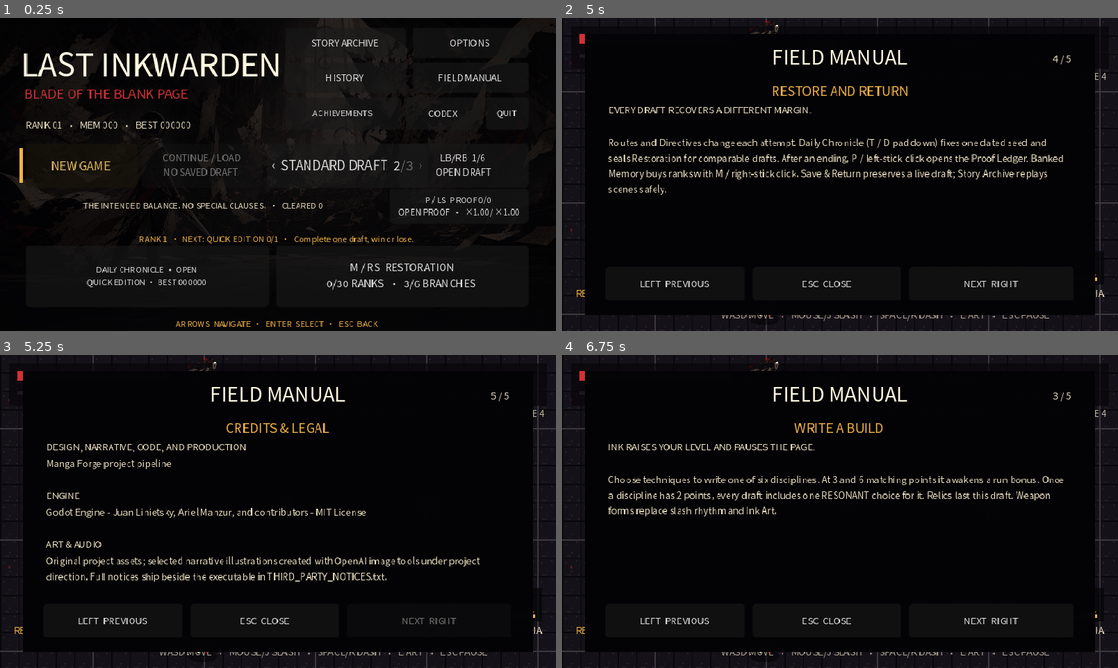
Above: before the commit, frames 1-4 (two rows, left to right).
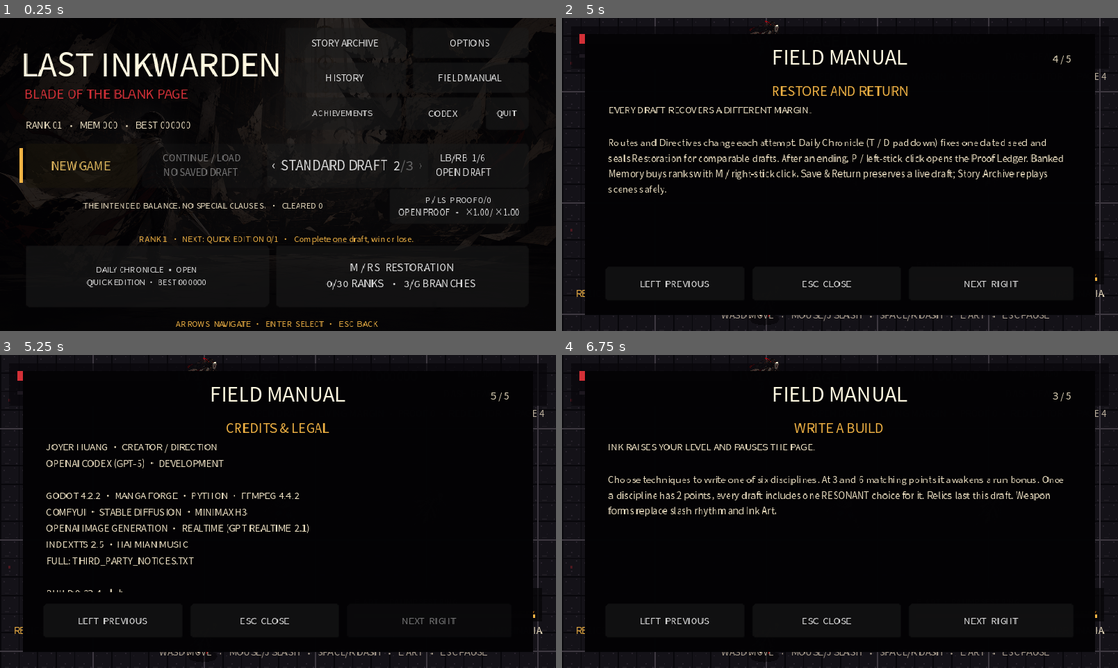
Above: after the commit, the same moments.

Repository: uppet/manga_forge
Game: Godot game, scene res://scenes/main.tscn
Same seed, same stepped clock (60 frames per second), same inputs: the game is played once before the commit and once after it. Sound files missing from this copy of the repository are replaced by a short silence.
Inputs (mouse positions are in pixels of both pictures, inside the frame that each line leads up to):
- Up to frame 1 (0.25 s): no input
- Up to frame 2 (5 s): click "NEW GAME" at 0.5 s; click "▶ MARGINALIA BLADE · INK ART:…" at 1.25 s; click "NEXT RIGHT" at 2 s; click "NEXT RIGHT" at 2.75 s; click "LEFT PREVIOUS" at 3.5 s; tap Enter at 4.25 s; move the mouse to (962, 158) at 4.27 s; hold D (move_right) from 4.28 s (still down); hold J (attack) from 4.28 s (still down); click (962, 158) at 4.42 s
- Up to frame 3 (5.25 s): tap R (restart) at 5 s; move the mouse to (166, 527) at 5.02 s; release D (move_right) at 5.03 s; release J (attack) at 5.03 s; hold S (move_down) from 5.03 s (still down); tap E (contract_next) at 5.1 s
- Up to frame 4 (6.75 s): tap R (restart) at 5.75, 6.5 s; move the mouse to (895, 442) at 5.77 s; release S (move_down) at 5.78 s; hold D (move_right) 5.78-6.53 s; hold Q (contract_prev) 5.78-6.53 s; move the mouse to (812, 574) at 6.52 s; hold W (move_up) from 6.53 s (still down); tap T (daily_chronicle) at 6.6 s; click (812, 574) at 6.67 s

Frames 1-2 are identical in both runs. In frame 3, 4.2% of the frame differs, in the area x 8-87%, y 28-76%; in frame 4, nothing differs.

Commit message:
feat(game): add bilingual production credits

Diff:
--- a/games/inkbound_rogue/scripts/hud.gd
+++ b/games/inkbound_rogue/scripts/hud.gd
@@ -272,7 +272,7 @@
 	},
 	{
 		"title": "CREDITS & LEGAL",
-		"body": "DESIGN, NARRATIVE, CODE, AND PRODUCTION\nManga Forge project pipeline\n\nENGINE\nGodot Engine - Juan Linietsky, Ariel Manzur, and contributors - MIT License\n\nART & AUDIO\nOriginal project assets; selected narrative illustrations created with OpenAI image tools under project direction. Full notices ship beside the executable in THIRD_PARTY_NOTICES.txt.",
+		"body": "JOYER HUANG · CREATOR / DIRECTION\nOPENAI CODEX (GPT-5) · DEVELOPMENT\n\nGODOT 4.2.2 · MANGA FORGE · PYTHON · FFMPEG 4.4.2\nCOMFYUI · STABLE DIFFUSION · MINIMAX H3\nOPENAI IMAGE GENERATION · REALTIME (GPT-REALTIME-2.1)\nINDEXTTS 2.5 · HAI MIAN MUSIC\nFULL: THIRD_PARTY_NOTICES.TXT",
 	},
 ]
 
@@ -2138,15 +2138,23 @@
 	if chinese:
 		return [
 			{"title": "此页铭记于心", "body": _run_result_text_zh(summary), "duration": 4.2},
-			{"title": "制作人员", "body": "设计 · 叙事 · 程序 · 制作\nMANGA FORGE 项目流水线", "duration": 3.0},
-			{"title": "美术与声音", "body": "原创项目资产与人工指导下的视觉制作\n\n引擎\nGODOT ENGINE 与开源贡献者", "duration": 3.0},
+			{"title": "主创与协作", "body": "创作 · 创意指导 · 资源制作\nJOYER HUANG\n\n开发协作 · 程序 · 工具链\nOPENAI CODEX · GPT-5", "duration": 3.4},
+			{"title": "引擎与制作流水线", "body": "GODOT ENGINE 4.2.2\nMANGA FORGE\nPYTHON 3 资源工具\nFFMPEG 4.4.2", "duration": 3.2},
+			{"title": "视觉生成", "body": "OPENAI 图像生成\nSTABLE DIFFUSION · COMFYUI\nMINIMAX H3\n角色 · 剧情 · 墨术 · 动态演出预览\n\n由 JOYER HUANG 指导、筛选与整合", "duration": 3.8},
+			{"title": "语音生成", "body": "OPENAI REALTIME\nGPT-REALTIME-2.1\n本地 INDEXTTS 2.5\n\n日文战斗反馈与墨术语音", "duration": 3.4},
+			{"title": "音乐", "body": "海绵音乐 · HAI MIAN MUSIC\n五首预生成 AIGC 配乐\n\n由 JOYER HUANG 指导、筛选与整合", "duration": 3.4},
+			{"title": "开源贡献", "body": "GODOT ENGINE\nJUAN LINIETSKY · ARIEL MANZUR\n以及所有开源贡献者\n\n完整声明见 THIRD_PARTY_NOTICES.TXT", "duration": 3.4},
 			{"title": "试玩玩家", "body": "感谢每一位在页边留下意见的玩家。\n你们发现的问题，让下一份草稿变得更好。", "duration": 3.0},
 			{"title": "感谢游玩", "body": "NARA 的故事会在下一份草稿中继续。", "final": true},
 		]
 	return [
 		{"title": "THE PAGE REMEMBERS", "body": _run_result_text(summary), "duration": 4.2},
-		{"title": "STAFF", "body": "DESIGN · NARRATIVE · CODE · PRODUCTION\nMANGA FORGE PROJECT PIPELINE", "duration": 3.0},
-		{"title": "ART & AUDIO", "body": "ORIGINAL PROJECT ASSETS AND DIRECTED VISUAL PRODUCTION\n\nENGINE\nGODOT ENGINE AND OPEN-SOURCE CONTRIBUTORS", "duration": 3.0},
+		{"title": "CREATOR & COLLABORATOR", "body": "CREATION · CREATIVE DIRECTION · ASSET PRODUCTION\nJOYER HUANG\n\nDEVELOPMENT · CODE · TOOLING\nOPENAI CODEX · GPT-5", "duration": 3.4},
+		{"title": "ENGINE & PIPELINE", "body": "GODOT ENGINE 4.2.2\nMANGA FORGE\nPYTHON 3 ASSET TOOLING\nFFMPEG 4.4.2", "duration": 3.2},
+		{"title": "VISUAL GENERATION", "body": "OPENAI IMAGE GENERATION\nSTABLE DIFFUSION · COMFYUI\nMINIMAX H3\nCHARACTERS · STORY · INK ART · MOTION PREVIS\n\nDIRECTED, SELECTED, AND INTEGRATED BY JOYER HUANG", "duration": 3.8},
+		{"title": "VOICE GENERATION", "body": "OPENAI REALTIME\nGPT-REALTIME-2.1\nLOCAL INDEXTTS 2.5\n\nJAPANESE COMBAT AND INK ART VOICES", "duration": 3.4},
+		{"title": "MUSIC", "body": "HAI MIAN MUSIC · 海绵音乐\nFIVE PRE-GENERATED AIGC TRACKS\n\nDIRECTED, SELECTED, AND INTEGRATED BY JOYER HUANG", "duration": 3.4},
+		{"title": "OPEN-SOURCE CONTRIBUTORS", "body": "GODOT ENGINE\nJUAN LINIETSKY · ARIEL MANZUR\nAND ALL OPEN-SOURCE CONTRIBUTORS\n\nFULL NOTICE: THIRD_PARTY_NOTICES.TXT", "duration": 3.4},
 		{"title": "PLAYTESTERS", "body": "THANK YOU TO EVERY PLAYER WHO LEFT A NOTE IN THE MARGIN.\nYOUR FEEDBACK MADE THE NEXT DRAFT BETTER.", "duration": 3.0},
 		{"title": "THANK YOU FOR PLAYING", "body": "NARA'S STORY CONTINUES IN THE NEXT DRAFT.", "final": true},
 	]
@@ -2166,7 +2174,7 @@
 	if victory_credits_final:
 		victory_credits_prompt.text = "按任意键返回开始菜单" if chinese else "PRESS ANY BUTTON TO RETURN TO THE TITLE"
 		return
-	victory_credits_prompt.text = "制作人员名单即将继续 · 按任意键跳至鸣谢" if chinese else "CREDITS CONTINUE · PRESS ANY BUTTON TO SKIP TO THANKS"
+	victory_credits_prompt.text = "按任意键继续" if chinese else "PRESS ANY BUTTON TO CONTINUE"
 	victory_credit_tween = create_tween()
 	victory_credit_tween.set_pause_mode(Tween.TWEEN_PAUSE_PROCESS)
 	victory_credit_tween.tween_interval(float(page.get("duration", 3.0)))
--- a/games/inkbound_rogue/scripts/localization.gd
+++ b/games/inkbound_rogue/scripts/localization.gd
@@ -103,7 +103,7 @@
 	"SURVIVE TWELVE TIMED PAGES.\n\nWhite and gold shapes warn attacks; cyan diamonds are hostile shots; crimson ground is …(282 unchanged characters)…
 	"INK RAISES YOUR LEVEL AND PAUSES THE PAGE.\n\nChoose techniques to write one of six disciplines. At 3 and 6 matching  …(301 unchanged characters)…
 	"EVERY DRAFT RECOVERS A DIFFERENT MARGIN.\n\nRoutes and Directives change each attempt. Daily Chronicle (T / D-pad dow …(401 unchanged characters)…
-	"DESIGN, NARRATIVE, CODE, AND PRODUCTION\nManga Forge project pipeline\n\nENGINE\nGodot Engine - Juan Linietsky, Ariel Manzur, and contributors - MIT License\n\nART & AUDIO\nOriginal project assets; selected narrative illustrations created with OpenAI image tools under project direction. Full notices ship beside the executable in THIRD_PARTY_NOTICES.txt.": "设计、叙事、代码与制作\nManga Forge 项目流水线\n\n引擎\nGodot Engine - Juan Linietsky、Ariel Manzur 及贡献者 - MIT 许可证\n\n美术与音频\n项目原创资产；部分叙事插画在项目指导下使用 OpenAI 图像工具创作。完整声明随可执行文件一同提供，见 THIRD_PARTY_NOTICES.txt。",
+	"JOYER HUANG · CREATOR / DIRECTION\nOPENAI CODEX (GPT-5) · DEVELOPMENT\n\nGODOT 4.2.2 · MANGA FORGE · PYTHON · FFMPEG 4.4.2\nCOMFYUI · STABLE DIFFUSION · MINIMAX H3\nOPENAI IMAGE GENERATION · REALTIME (GPT-REALTIME-2.1)\nINDEXTTS 2.5 · HAI MIAN MUSIC\nFULL: THIRD_PARTY_NOTICES.TXT": "JOYER HUANG · 主创 / 创意指导\nOPENAI CODEX（GPT-5）· 开发协作\n\nGODOT 4.2.2 · MANGA FORGE · PYTHON · FFMPEG 4.4.2\nCOMFYUI · STABLE DIFFUSION · MINIMAX H3\nOPENAI 图像生成 · REALTIME（GPT-REALTIME-2.1）\nINDEXTTS 2.5 · 海绵音乐\n完整声明：THIRD_PARTY_NOTICES.TXT",
 	"WASD / ARROWS   MOVE\nMOUSE   AIM\nLEFT MOUSE / J   SLASH\nRIGHT MOUSE / SPACE / K   DASH\nMIDDLE MOUSE / E   INK ART\nESC   PAUSE        F1 / H   MANUAL": "WASD / 方向键   移动\n鼠标   瞄准\n鼠标左键 / J   斩击\n鼠标右键 / 空格 / K   冲刺\n鼠标中键 / E   墨术\nESC   暂停        F1 / H   手册",
 	"LEFT STICK / D-PAD   MOVE\nRIGHT STICK   AIM\nX / RIGHT TRIGGER   SLASH\nA / LEFT BUMPER   DASH\nB   INK ART\nSTART   PAUSE        LEFT TRIGGER   MANUAL": "左摇杆 / 十字键   移动\n右摇杆   瞄准\nX / 右扳机   斩击\nA / 左肩键   冲刺\nB   墨术\nSTART   暂停        左扳机   手册",
 
--- /dev/null
+++ b/games/inkbound_rogue/tests/capture_credits_ui.gd
@@ -0,0 +1,106 @@
+extends SceneTree
+
+const Localization = preload("res://scripts/localization.gd")
+const NAMESPACE := "capture_credits_ui"
+
+var game
+var frames := 0
+var locale_index := 0
+var page_index := 0
+var page_ready := false
+var capture_count := 0
+var initialized := false
+
+
+func _initialize() -> void:
+	var packed = load("res://scenes/main.tscn")
+	game = packed.instantiate()
+	game.test_mode = true
+	game.test_force_english = false
+	game.debug_set_save_namespace(NAMESPACE)
+	root.add_child(game)
+
+
+func _process(_delta: float) -> bool:
+	frames += 1
+	if not initialized:
+		if game.hud == null:
+			return false
+		initialized = true
+		game.debug_clear_save_files()
+		game.hud.hide_title()
+		_prepare_locale(Localization.LANGUAGE_ENGLISH)
+		return false
+	if frames < 3:
+		return false
+	if page_index >= game.hud.victory_credit_pages.size():
+		if locale_index == 0:
+			locale_index = 1
+			_prepare_locale(Localization.LANGUAGE_CHINESE)
+			return false
+		print("INKBOUND_CREDITS_CAPTURE_OK locales=2 pages=%d size=%dx%d" % [capture_count, root.get_texture().get_width(), root.get_texture().get_height()])
+		game.debug_clear_save_files()
+		paused = false
+		quit(0)
+		return true
+	if not page_ready:
+		game.hud.victory_credit_page = page_index
+		game.hud._show_victory_credit_page()
+		page_ready = true
+		return false
+	if not _capture_page():
+		return true
+	page_index += 1
+	page_ready = false
+	return false
+
+
+func _prepare_locale(locale: String) -> void:
+	game.debug_set_language(locale)
+	game.hud.show_victory({
+		"won": true,
+		"ending": "keep",
+		"wave": 12,
+		"level": 18,
+		"score": 42860,
+		"kills": 186,
+		"best_score": 42860,
+		"memory_earned": 24,
+		"archive_rank": 5,
+		"duration_seconds": 1187,
+		"difficulty": "standard",
+		"contract_name": "OPEN DRAFT",
+		"weapon_form": "GREATBRUSH",
+		"relic_count": 3,
+		"directives_completed": 7,
+		"directives_offered": 9,
+	})
+	game.hud.debug_finish_popup_transition(game.hud.victory_credits_panel)
+	page_index = 0
+	page_ready = false
+	paused = true
+
+
+func _capture_page() -> bool:
+	if game.hud.victory_credit_tween != null and game.hud.victory_credit_tween.is_valid():
+		game.hud.victory_credit_tween.kill()
+	var image := root.get_texture().get_image()
+	if image == null:
+		return _fail("viewport texture unavailable")
+	var output_dir := ProjectSettings.globalize_path("res://build/captures/credits")
+	DirAccess.make_dir_recursive_absolute(output_dir)
+	var locale_tag := "zh-cn" if locale_index == 1 else "en"
+	var filename := "last-inkwarden-credits-%s-%02d.png" % [locale_tag, page_index + 1]
+	var result := image.save_png(output_dir.path_join(filename))
+	if result != OK:
+		return _fail("save_png error %d on page %d" % [result, page_index + 1])
+	capture_count += 1
+	return true
+
+
+func _fail(message: String) -> bool:
+	push_error("INKBOUND_CREDITS_CAPTURE_FAIL: %s" % message)
+	game.debug_clear_save_files()
+	paused = false
+	quit(1)
+	return false
--- a/games/inkbound_rogue/tests/field_manual_test.gd
+++ b/games/inkbound_rogue/tests/field_manual_test.gd
@@ -70,8 +70,9 @@
 			return _fail("manual page %d overflows its text region" % (expected_page + 1))
 		if expected_page == 3 and game.hud.manual_body_label.text.find("Daily Chronicle") < 0:
 			return _fail("return page does not explain Daily Chronicle access")
-	if game.hud.manual_body_label.text.find("Godot Engine") < 0 or game.hud.manual_body_label.text.find("THIRD_PARTY_NOTICES.txt") < 0:
-		return _fail("credits and legal notice are not visible in game")
+	for required_credit in ["JOYER HUANG", "OPENAI CODEX", "GODOT 4.2.2", "COMFYUI", "STABLE DIFFUSION", "MINIMAX H3", "OPENAI IMAGE GENERATION", "GPT-REALTIME-2.1", "INDEXTTS 2.5", "HAI MIAN MUSIC", "THIRD_PARTY_NOTICES.TXT"]:
+		if game.hud.manual_body_label.text.find(required_credit) < 0:
+			return _fail("credits page omits %s" % required_credit)
 	if not _content_fits(game.hud.manual_body_label):
 		return _fail("credits page overflows its text region")
 	_send_action("manual")
--- a/games/inkbound_rogue/tests/localization_test.gd
+++ b/games/inkbound_rogue/tests/localization_test.gd
@@ -69,6 +69,18 @@
 		return _fail("public title localization is incomplete")
 	if Localization.text("NEW GAME") != "新游戏" or Localization.text("RAZOR INK") != "锋刃墨":
 		return _fail("shell or content translation catalogue is incomplete")
+	var chinese_credits := ""
+	for credit_page in game.hud._victory_credit_page_data({"won": true, "ending": "keep"}):
+		chinese_credits += "%s\n%s\n" % [str(credit_page.get("title", "")), str(credit_page.get("body", ""))]
+	for required_credit in ["JOYER HUANG", "OPENAI CODEX", "GODOT ENGINE 4.2.2", "MANGA FORGE", "PYTHON 3", "FFMPEG 4.4.2", "COMFYUI", "STABLE DIFFUSION", "MINIMAX H3", "OPENAI 图像生成", "GPT-REALTIME-2.1", "INDEXTTS 2.5", "海绵音乐"]:
+		if chinese_credits.find(required_credit) < 0:
+			return _fail("Chinese credits omitted production credit: %s" % required_credit)
+	game.hud.show_victory({"won": true, "ending": "keep"})
+	game.hud.debug_finish_popup_transition(game.hud.victory_credits_panel)
+	if game.hud.victory_credits_prompt.text != "按任意键继续":
+		return _fail("Chinese non-final credits prompt is not the neutral continue wording")
+	game.hud.hide_victory_credits()
+	game.hud.debug_finish_popup_transition(game.hud.victory_credits_panel)
 	if not _validate_content_catalog():
 		return true
 	if Localization.gameplay_text("PAGE 5") != "第 5 页" or Localization.gameplay_text("MEMORY +7") != "记忆 +7" or Localization.gameplay_text("FINAL PERIOD!  6") != "终焉句点！  6":
--- a/games/inkbound_rogue/tests/smoke_test.gd
+++ b/games/inkbound_rogue/tests/smoke_test.gd
@@ -129,7 +129,7 @@
 	if not game.manual_open or not game.hud.manual_visible or not paused or game.hud.FIELD_MANUAL_PAGES.size() != 5:
 		_fail("Field Manual did not enter its paused five-page modal state")
 		return
-	if game.hud.manual_body_label.text.find("Godot Engine") < 0 or game.hud.manual_body_label.text.find("THIRD_PARTY_NOTICES.txt") < 0:
+	if game.hud.manual_body_label.text.find("JOYER HUANG") < 0 or game.hud.manual_body_label.text.find("OPENAI CODEX") < 0 or game.hud.manual_body_label.text.find("COMFYUI") < 0 or game.hud.manual_body_label.text.find("STABLE DIFFUSION") < 0 or game.hud.manual_body_label.text.find("MINIMAX H3") < 0 or game.hud.manual_body_label.text.find("GPT-REALTIME-2.1") < 0 or game.hud.manual_body_label.text.find("INDEXTTS 2.5") < 0 or game.hud.manual_body_label.text.find("HAI MIAN MUSIC") < 0 or game.hud.manual_body_label.text.find("THIRD_PARTY_NOTICES.TXT") < 0:
 		_fail("in-game credits and legal summary are missing")
 		return
 	game.hud.hide_manual()
@@ -349,8 +349,18 @@
 	game.run_won = true
 	game.hud.show_victory({"won": true, "ending": "keep", "wave": 12, "level": 10, "score": 12345, "kills": 120, "best_score": 12345, "memory_earned": 12, "archive_rank": 2})
 	game.hud.debug_finish_popup_transition()
-	if not game.hud.victory_credits_visible or game.hud.game_over_visible or game.hud.victory_credit_pages.size() < 5:
+	if not game.hud.victory_credits_visible or game.hud.game_over_visible or game.hud.victory_credit_pages.size() != 9:
 		_fail("victory did not begin the automatic staff carousel")
+		return
+	var credit_copy := ""
+	for credit_page in game.hud.victory_credit_pages:
+		credit_copy += "%s\n%s\n" % [str(credit_page.get("title", "")), str(credit_page.get("body", ""))]
+	for required_credit in ["JOYER HUANG", "OPENAI CODEX", "GODOT ENGINE 4.2.2", "MANGA FORGE", "PYTHON 3", "FFMPEG 4.4.2", "COMFYUI", "STABLE DIFFUSION", "MINIMAX H3", "OPENAI IMAGE GENERATION", "GPT-REALTIME-2.1", "INDEXTTS 2.5", "HAI MIAN MUSIC"]:
+		if credit_copy.find(required_credit) < 0:
+			_fail("victory credits omitted production credit: %s" % required_credit)
+			return
+	if game.hud.victory_credits_prompt.text != "PRESS ANY BUTTON TO CONTINUE":
+		_fail("non-final credits prompt does not use the neutral continue wording")
 		return
 	game.hud._skip_victory_credits_to_thanks()
 	if not game.hud.victory_credits_final or game.hud.victory_credits_title.text.find("THANK YOU") < 0:
Not shown, changed: games/inkbound_rogue/release/THIRD_PARTY_NOTICES.txt
Not shown, changed: games/inkbound_rogue/README.md
Not shown, added: games/inkbound_rogue/design/credits.md
Not shown, changed: games/inkbound_rogue/design/run-contract.md
Not shown, changed: games/inkbound_rogue/release/README.md
Not shown, changed: games/inkbound_rogue/release/ai-content-disclosure.md
Not shown, changed: games/inkbound_rogue/release/p1-compatibility-matrix.md
Not shown, changed: games/inkbound_rogue/release/store-metadata.md
Not shown, changed: tools/windows/host_game.py
